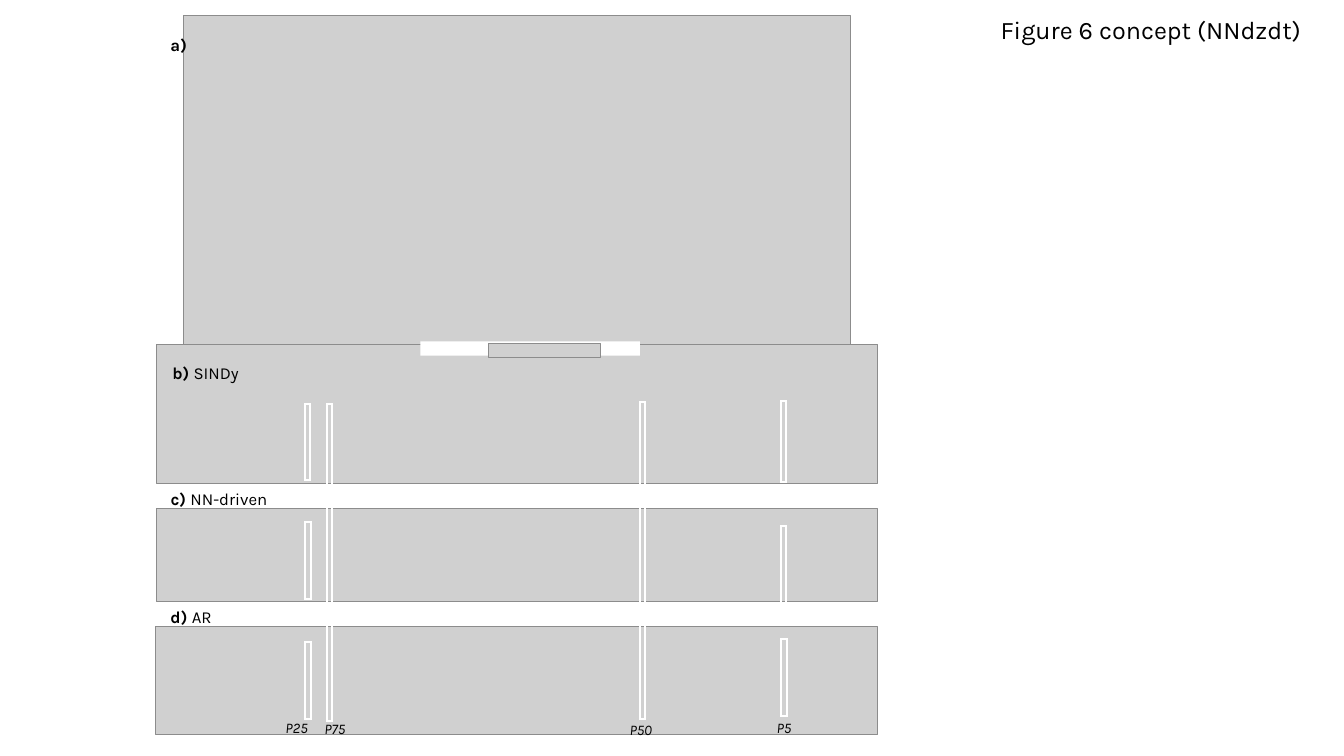
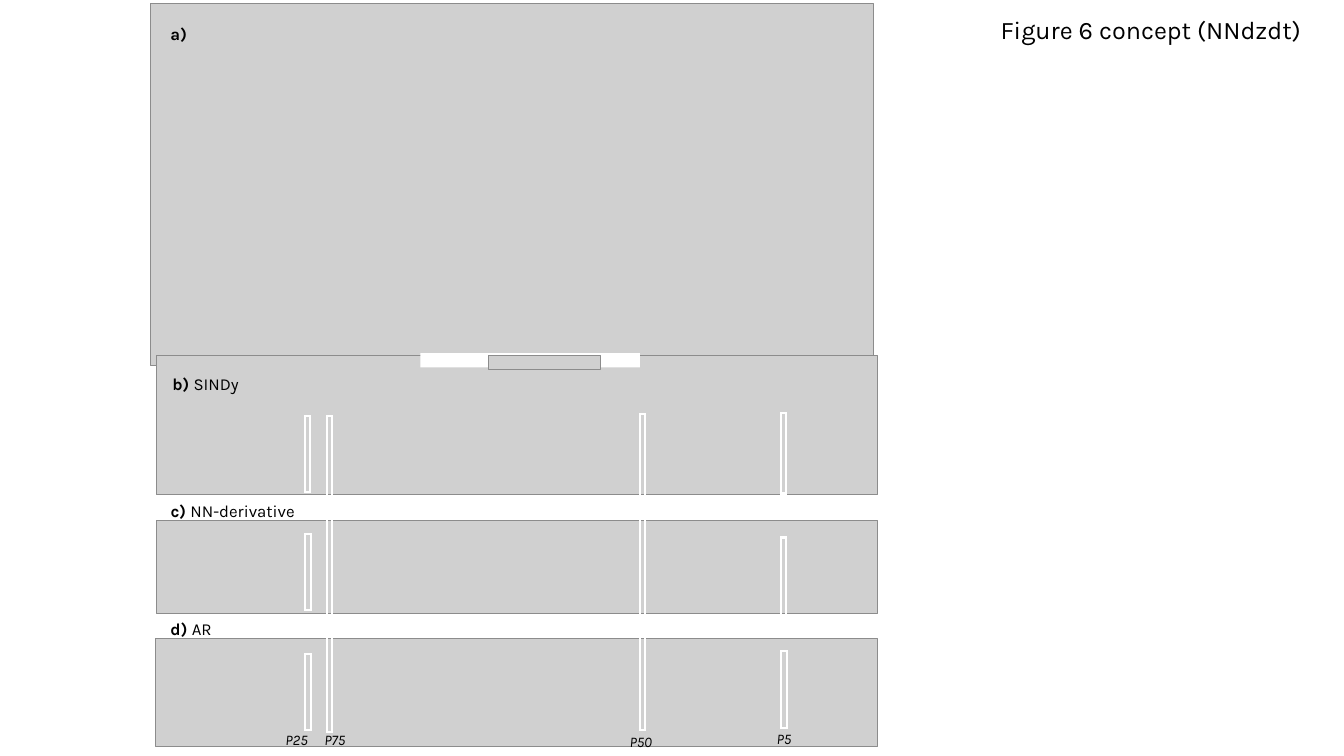
Before and after one commit to LLNL/mphys-surrogate-model, a slide deck: slide 6 of figures/figures.pptx (slide 7 before the commit). Drawn at 1344x756 pixels with LibreOffice and Linux fonts; fonts in the diff are those of the drawing; grey boxes stand for pictures. Boxes give left, top, right and bottom in pixels: in the first picture for what was removed or moved away, otherwise in the second. Text is boxed around its words. In the diff, an @@ line names an element or a change of style, - is before the commit and + after.

```diff
--- a/figures/figures.pptx
+++ b/figures/figures.pptx
@@ picture: place and size @@
-picture at (184, 16, 851, 350)
+picture at (150, 4, 873, 366)
@@ text "a)" rewrapped from (170, 36, 186, 56) to (170, 27, 186, 42) @@
@@ text at (171, 504, 294, 522): text changed @@
-c) NN-driven
+c) NN-derivative
@@ 9 rectangles, 7 texts, 4 pictures: place and size @@
-9 rectangles, 7 texts, 4 pictures at (155, 342, 877, 740)
+9 rectangles, 7 texts, 4 pictures at (155, 353, 877, 751)
```
Also in this commit, not shown: 3 other slides changed, 1 slide removed, 22 other files.
